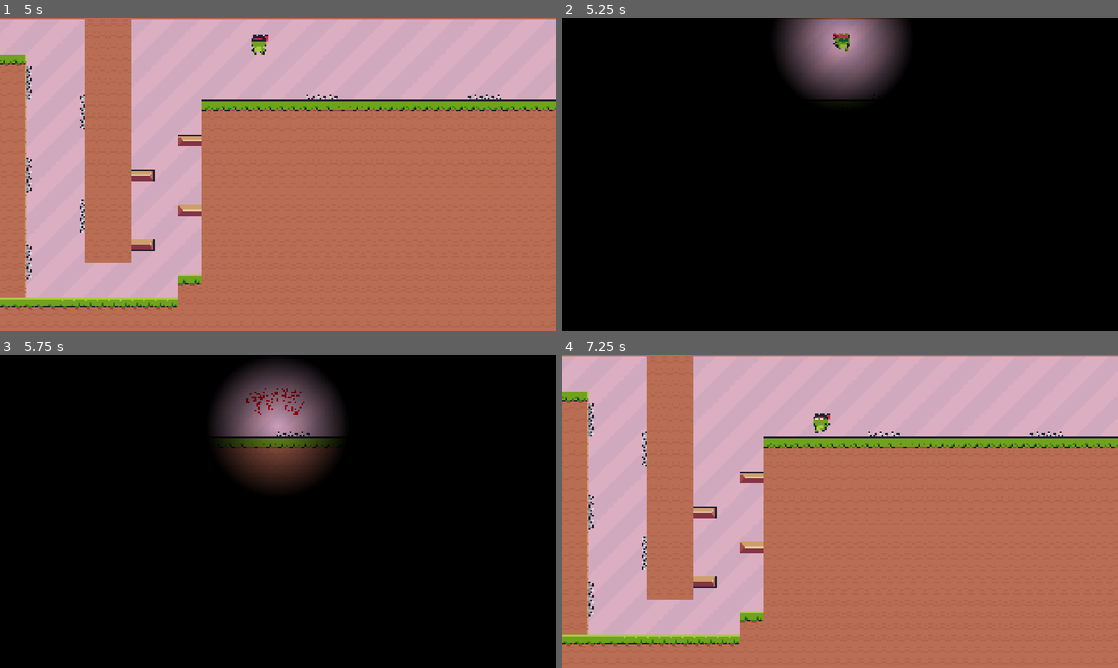
Above: before the commit, frames 1-4 (two rows, left to right).
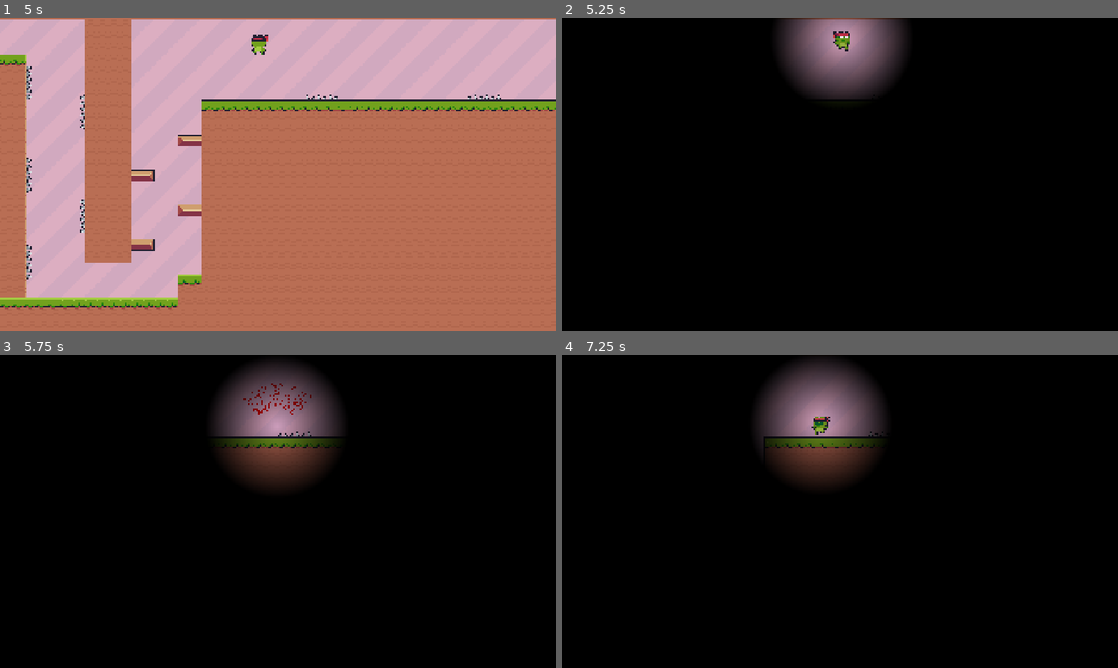
Above: after the commit, the same moments.

Repository: MythicalMark/The-Game-Hates-You
Game: Godot game, scene res://scenes/level_5.tscn
Same seed, same stepped clock (60 frames per second), same inputs: the game is played once before the commit and once after it. This scene is started directly instead of the project's main scene.
Inputs:
- Up to frame 1 (5 s): hold Space (jump) 0.53-1.28 s; hold D (right) 0.53-2.03 s; tap E (interact) at 1.35, 2.85, 4.35 s; tap Space (jump) at 1.52, 1.55, 1.82, 3.02, 3.05, 3.32, 4.52, 4.55, 4.82 s; hold A (left) 2.03-2.78 s; hold Space (jump) 2.03-2.78 s; hold D (right) 2.78-4.28 s; hold Space (jump) 3.53-4.28 s; hold A (left) from 4.28 s (still down)
- Up to frame 2 (5.25 s): release A (left) at 5.03 s; hold D (right) from 5.03 s (still down); hold Space (jump) from 5.03 s (still down)
- Up to frame 3 (5.75 s): keep holding D (right); keep holding Space (jump)
- Up to frame 4 (7.25 s): release D (right) at 5.78 s; release Space (jump) at 5.78 s; hold A (left) from 5.78 s (still down); tap E (interact) at 5.85 s; tap Space (jump) at 6.02, 6.05, 6.32 s; hold Space (jump) from 6.53 s (still down)

Frame 1 is identical in both runs. In frame 2, 0.1% of the frame differs, in the area x 48-52%, y 4-11%; in frame 3, 0.4%; in frame 4, 100%, in the area x 0-100%, y 0-100%.

Commit message:
.
Removed max jumps limit and reset logic on landing.

Diff:
--- a/scripts/player.gd
+++ b/scripts/player.gd
@@ -8,7 +8,7 @@
 
 const SPEED := 150.0
 const JUMP_VELOCITY := -300.0
-const MAX_JUMPS := 1
+
 var gravity_multiplier = 1
 
 var jumps_used := 0
@@ -41,14 +41,12 @@
 	if in_fly_zone and Input.is_action_pressed("jump"):
 		velocity.y = -fly_speed
 
-	# Reset jumps when the player lands.
-	if is_on_floor():
-		jumps_used = 0
+	#Handle jump
+	if Input.is_action_just_pressed("jump"):
+		velocity.y = JUMP_VELOCITY
 
-	# Handle first jump and double jump.
-	if Input.is_action_just_pressed("jump") and jumps_used < MAX_JUMPS:
-		velocity.y = JUMP_VELOCITY
-		jumps_used += 1
+
+
 
 
 
